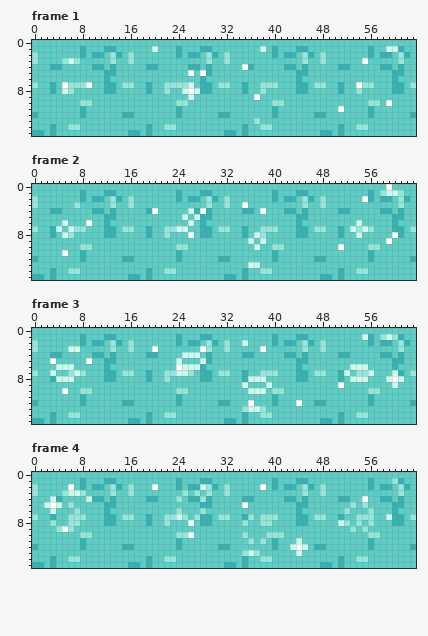
File history of a pixel-art file, game/art-src/terrain/aseprite/spring_fill.aseprite. The picture above is the old version.
64x16 pixels, 4 frames. Shown: frame 1, frame 2, frame 3, frame 4.
Once edited:
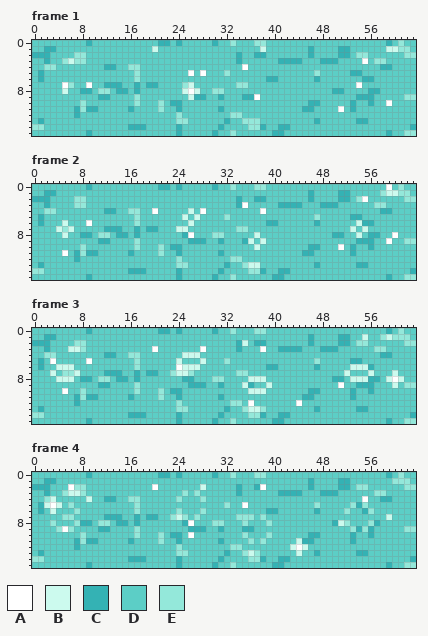
Palette (. is transparent): A #ffffff  B #ccfaee  C #34b2b4  D #5ccec6  E #94e8da
The edit:
Changed rows in their new state; - is an unchanged pixel.
Frame 1:
first column x 0:
 0 ---------C-----------CC-C-----C--E---EE--------------------C-E--
 1 --CC----D---DD----------D---DD----------D---DDC----CC---D----EE-
 2 CCC----EE-DD-DD-D-------D-DD-DD-D-C--CC-D-DD-D--D--CC-EED-DD-DEE
 3 D-C-----E----D--D------------D--D-C------CCCCD--CCC------EE--D--
 4 --EED-----DDC---EE-DD-----DD-D------D-----DD-D-----DD--------D--
 5 -C----------DD---E-----------D--E-----------DD-E-----CC-----DD--
 6 -C----------D----E----------D----------CC---D--C-------CC---D---
 7 D--D---DD-----CDDC--C-DDD---DD-DD-EE--DDD---DD-DD--D---DD---DD-D
 8 ---D--D-CC-EEDCC-C-D--D-----DDEE---D--D-----DD----C---D-CC--DD--
 9 -----------CC----E---------CC--C---CC-----------------CCC-----EE
10 ---------D-------E---E-CCD--------------DD----CC-----C--CD------
11 -------CECC-----C----E---------C--------D----CC------C--D-------
12 D------CD------DD-------E------DDEE-----D------DD-------D------D
13 -C----------------------EE------C--EE----------C------CC--------
14 EE-D--DD--------CCCD--DDC------C---DEECD-CC--------D--DD-------C
15 DD-D-----C------DD-D----C-----C-DE-D----CC------DD-D-------C--EE
Frame 2:
first column x 0:
 0 ---------C-----------CC-C-----C--E---EE----------------------E--
 1 --CC----D---DD----------D---DD----------D---DDC----CC---D-----E-
 2 CCC----EE-DD-DD-D-------D-DD-DD-D-C--CC-D-DD-D--D--CC-E-D-DD-DEE
 3 D-C-----E----D--D------------D--D-C------CCCCD--CCC------EE--D--
 4 --EED-----DDC---EE-D-------D-D-----DD-----DD-D-----DD--------D--
 5 -C----------DD---E----------DD--E-----------DD-E-----CC-----DD--
 6 -C----------D----E----------D----------CC---D--C-------CC---D---
 7 D--D-E-DD-----CDDC--C-DD----DD-DD-EE--DDD---DD-DD--D--D-D---DD-D
 8 ---D--D-CC-EEDCC-C-D--D--C--DDEE---D--D-----DD----C-----CC---D--
 9 -----------CC----E--------CCC--C---C------------------CCC-----EE
10 ---------D-------E---E-CCD--------------DD----CC-----C--CD------
11 -------CECC-----C----E---------C--------D----CC------C--D-------
12 D------CD------DD-------E------DDEE-----D------DD-------D------D
13 -C----------------------EE------C--E-----------C------CC--------
14 EE-D--DD--------CCCD--DDC------C---DEECD-CC--------D--DD-------C
15 DD-D-----C------DD-D----C-----C-DE-D----CC------DD-D-------C--EE
Frame 3:
first column x 0:
 0 ---------C-----------CC-C-----C--E---EE--------------------C-E--
 1 --CC----D---DD----------D---DD----------D---DDC----CC---D----EE-
 2 CCC----EE-DD-DD-D-------D-DD-DD-D-C--CC-D-DD-D--D--CC-EED-DD-DEE
 3 D-C-----E----D--D------------D--D-C------CCCCD--CCC------EE--D--
 4 --EED-----DDC---EE-DD--------D-----DD-----DD-D-----DD--------D--
 5 -C----------DD---E-----------D--E-----------DD-E-----CC-----DD--
 6 -C----------D----E----------D----------CC---D--C--------C---D---
 7 D----E--D-----CDDC--C-D-----DD-DD-EE--DDD---DD-DD--D--DD-----D-D
 8 ---D----CC-EEDCC-C-D--D--CC-DDEE---D--------DD----C-----CC------
 9 -----------CC----E--------CCC--C----C-----------------CCC-----EE
10 ---------D-------E---E-CCD--------------DD----CC-----C--CD------
11 -------CECC-----C----E---------C--------D----CC------C--D-------
12 D------CD------DD-------E------DDEE-----D------DD-------D------D
13 -C----------------------EE------C--------------C------CC--------
14 EE-D--DD--------CCCD--DDC------C---DEECD-CC--------D--DD-------C
15 DD-D-----C------DD-D----C-----C-DE-D----CC------DD-D-------C--EE
Frame 4:
first column x 0:
 0 ---------C-----------CC-C-----C--E---EE--------------------C-E--
 1 --CC----D---DD----------D---DD----------D---DDC----CC---D----EE-
 2 CCC----EE-DD-DD-D-------D-DD-DD-D-C--C--D-DD-D--D--CC-EED-DD-DEE
 3 D-C----------D--D------------D--D-C------CCCCD--CCC------EE--D--
 4 --E-D-----DDC---EE-DD-----DD-D-----DD-----DD-D-----DD--------D--
 5 -C----------DD---E----------DD--E-----------DD-E------C-----DD--
 6 -C----------D----E---------------------CC---D--C-------C----D---
 7 D--D-E-DD-----CDDC--C-D-----DD-DD-EE---DD---DD-DD--D--DDD---DD-D
 8 ------D-CC-EEDCC-C-D--D--C--DDEE------D-----DD----C---D--C--DD--
 9 -----------CC----E--------CCC--C---CC-----------------C-C-----EE
10 ---------D-------E---E-CCD--------------DD----CC-----C--CD------
11 -------CECC-----C----E---------C--------D----CC------C--D-------
12 D------CD------DD-------E------DDEE-----D------DD-------D------D
13 -C----------------------EE------C--------------C------CC--------
14 EE-D--DD--------CCCD--DDC------C---DEECD-CC--------D--DD-------C
15 DD-D-----C------DD-D----C-----C-DE-D----CC------DD-D-------C--EE
Changed places in both pictures, as pixel boxes (x1, y1, x2, y2):
changed: (32, 40, 416, 136)
changed: (32, 184, 416, 280)
changed: (32, 328, 416, 424)
changed: (32, 472, 416, 568)
